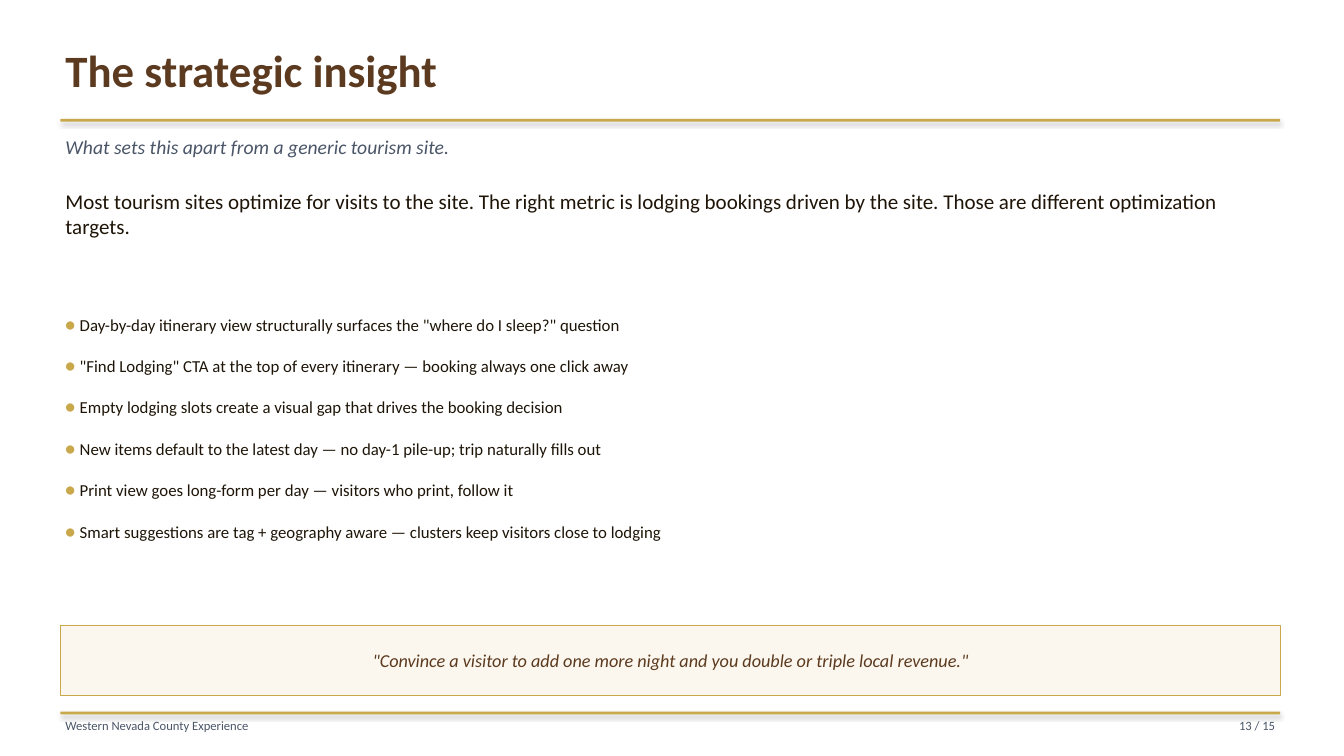
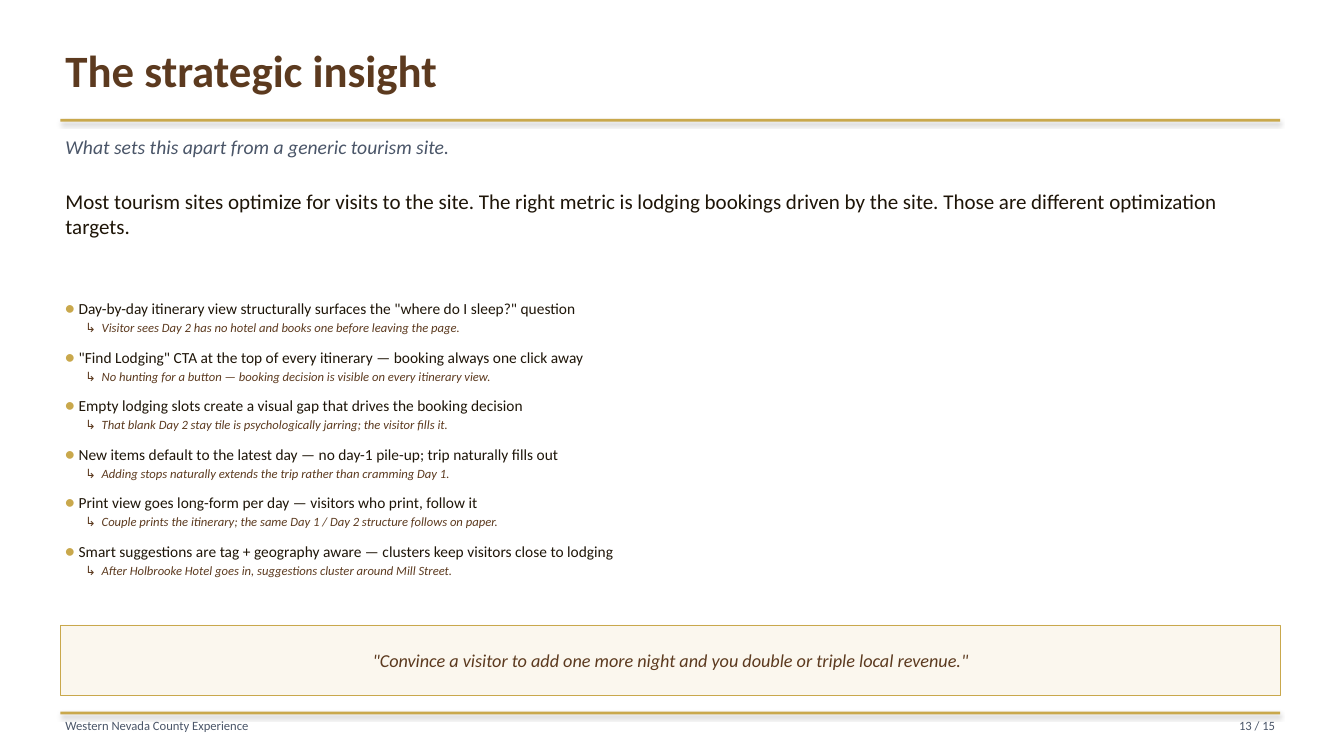
Before and after one commit to liammlrb-eng/nevada-county-experiences, a slide deck: slide 13 of demo_pitch.pptx. Drawn at 1344x756 pixels with LibreOffice and Linux fonts; fonts in the diff are those of the drawing. Boxes give left, top, right and bottom in pixels: in the first picture for what was removed or moved away, otherwise in the second. Text is boxed around its words. In the diff, an @@ line names an element or a change of style, - is before the commit and + after.

```diff
--- a/demo_pitch.pptx
+++ b/demo_pitch.pptx
@@ text "• Day-by-day itinerary view structurally ...": place and size @@
-text "• Day-by-day itinerary view structurally ..." at box(80, 319, 661, 541)
+text "• Day-by-day itinerary view structurally ..." at box(79, 303, 613, 577)
@@ text at box(79, 303, 613, 560): size 14 to 13 pt in "•", "•", "•", "•" and 2 more places; size 12 to 11 pt in "Day-by-day itinerary view structurally surfaces the "where ...", ""Find Lodging" CTA at the top of ...", "Empty lodging slots create a visual gap ...", "New items default to the latest day ..." and 2 more places; line spacing 1.4 to 1.2; less space between paragraphs @@
@@ text at box(102, 323, 460, 334): paragraph added @@
+↳ Visitor sees Day 2 has no hotel and books one before leaving the page.
@@ text at box(102, 372, 490, 383): paragraph added @@
+↳ No hunting for a button — booking decision is visible on every itinerary view.
@@ text at box(102, 420, 448, 431): paragraph added @@
+↳ That blank Day 2 stay tile is psychologically jarring; the visitor fills it.
@@ text at box(102, 469, 450, 480): paragraph added @@
+↳ Adding stops naturally extends the trip rather than cramming Day 1.
@@ text at box(102, 517, 498, 528): paragraph added @@
+↳ Couple prints the itinerary; the same Day 1 / Day 2 structure follows on paper.
@@ text at box(102, 566, 453, 577): paragraph added @@
+↳ After Holbrooke Hotel goes in, suggestions cluster around Mill Street.
```
Also in this commit, not shown: 6 other slides changed, 1 other file.
